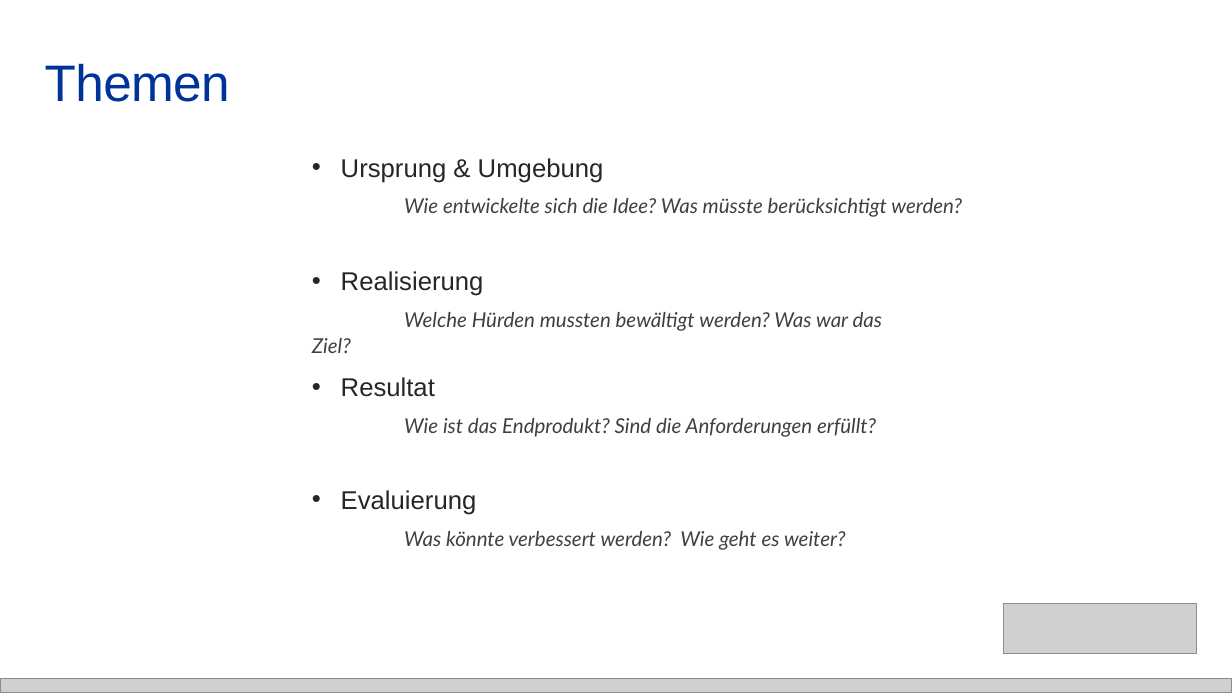
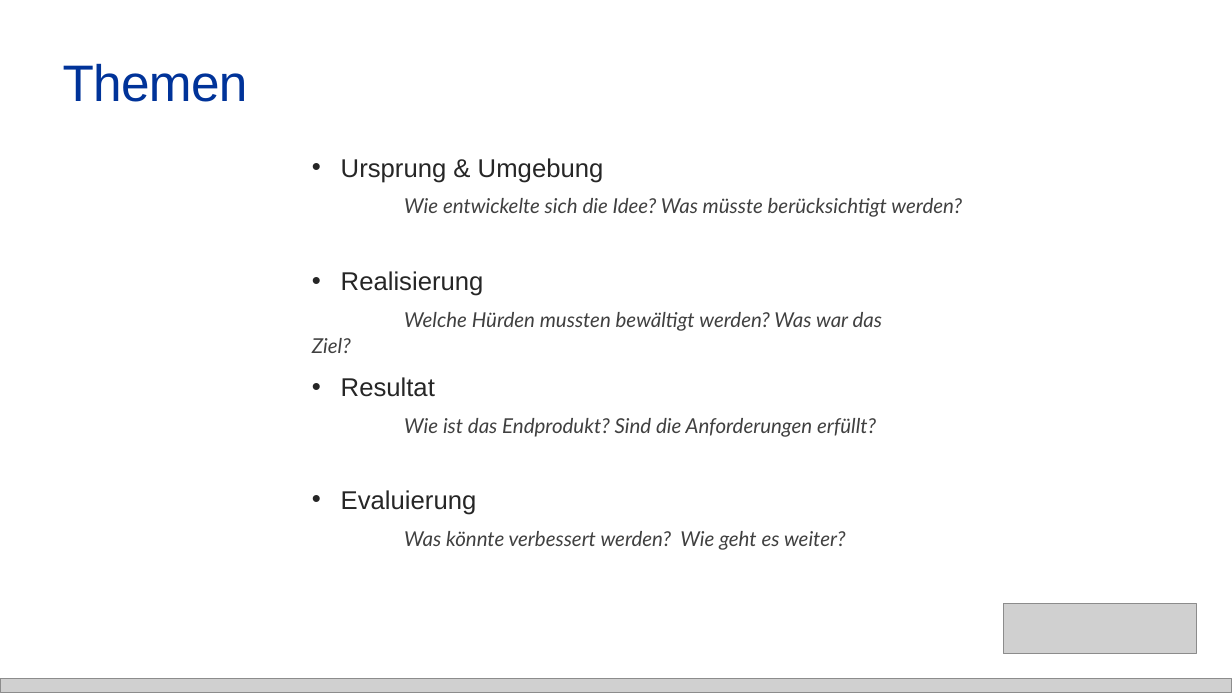
Before and after one commit to baloise/pelan, a slide deck: slide 2 of docs/IPA/Präsentation/Präsentation.pptx. Drawn at 1232x693 pixels with LibreOffice and Linux fonts; fonts in the diff are those of the drawing; grey boxes stand for pictures. Boxes give left, top, right and bottom in pixels: in the first picture for what was removed or moved away, otherwise in the second. Text is boxed around its words. In the diff, an @@ line names an element or a change of style, - is before the commit and + after.

```diff
--- a/docs/IPA/Präsentation/Präsentation.pptx
+++ b/docs/IPA/Präsentation/Präsentation.pptx
@@ text "Themen": place and size @@
-text "Themen" at <box>45,63,230,102</box>
+text "Themen" at <box>63,63,248,102</box>
```
Also in this commit, not shown: 1 other slide changed, 13 slides added, 13 other files.
